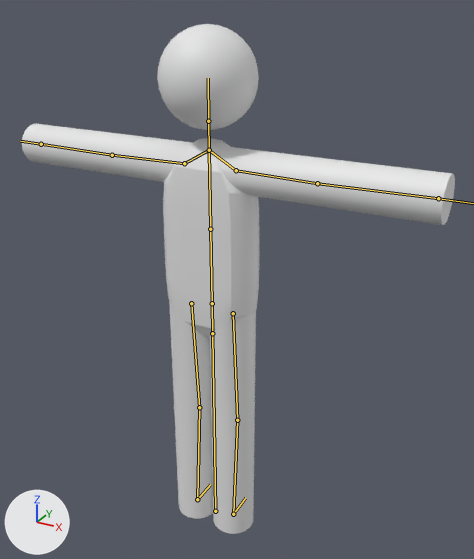
One commit to the Blender file Content/Resources/Character01-6.blend: the scene before it, then after it.
Both versions are drawn from a 50 mm camera at (56.8, -93.8, 102.4) aimed at (-1.6, 12.4, 49.3). The axes (+X, +Y, +Z) are drawn at lower left. The lights are the same throughout. The bones that bend it are drawn over the model as lines.

The first picture shows 'vg.body'.
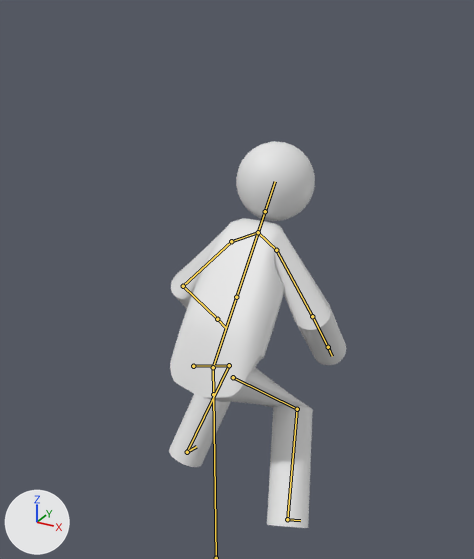
The newer file adds an action. The first version stands in its rest pose; the second is drawn at frame 5 of the action 'land'.

What the commit changed:
Bone 'root' (bone_root) moves from (0.0, 0.0, 0.0) to (0.0, -13.6, 0.0).
Bone 'thigh_r' (bone_thigh_r) turns from (0, 0, 0) to (-42, 0, 19) degrees about its own x, y and z.
Bone 'calf_r' (bone_calf_r) turns from (0, 0, 0) to (81, -1, -1) degrees about its own x, y and z.
Bone 'thigh_l' (bone_thigh_l) turns from (0, 0, 0) to (-55, 0, -15) degrees about its own x, y and z.
Bone 'calf_l' (bone_calf_l) turns from (0, 0, 0) to (78, 1, 1) degrees about its own x, y and z.
Bone 'spine01' (bone_spine01) turns from (0, 0, 0) to (-40, 0, 0) degrees about its own x, y and z.
Bone 'upperarm_r' (bone_upperarm_r) turns from (0, 0, 0) to (-19, -19, -42) degrees about its own x, y and z.
Bone 'lowerarm_r' (bone_lowerarm_r) turns from (0, 0, 0) to (-68, 15, -11) degrees about its own x, y and z.
Bone 'upperarm_l' (bone_upperarm_l) turns from (0, 0, 0) to (-19, 19, 42) degrees about its own x, y and z.
Bone 'lowerarm_l' (bone_lowerarm_l) turns from (0, 0, 0) to (-68, -15, 11) degrees about its own x, y and z.

Pixel boxes (x1, y1, x2, y2) of what changed, in the pictures (474 x 559 px):
'vg.body', posed (59% narrower, 24% shorter)
    before: (22, 24, 455, 534)
    after: (169, 142, 346, 528)
bone 'root', root to tip
    before: (215, 511) to (212, 333)
    after: (216, 558) to (213, 394)
bone 'thigh_r', root to tip
    before: (233, 313) to (237, 420)
    after: (233, 377) to (297, 409)
bone 'calf_r', root to tip
    before: (237, 420) to (233, 514)
    after: (297, 409) to (287, 519)
bone 'thigh_l', root to tip
    before: (191, 303) to (199, 407)
    after: (193, 366) to (229, 365)
bone 'calf_l', root to tip
    before: (199, 407) to (197, 499)
    after: (229, 365) to (187, 452)
bone 'spine01', root to tip
    before: (212, 303) to (210, 229)
    after: (213, 367) to (236, 297)
bone 'upperarm_r', root to tip
    before: (236, 170) to (317, 183)
    after: (276, 250) to (312, 316)
bone 'lowerarm_r', root to tip
    before: (317, 183) to (438, 198)
    after: (312, 316) to (328, 347)
bone 'upperarm_l', root to tip
    before: (184, 163) to (112, 155)
    after: (231, 241) to (183, 286)
bone 'lowerarm_l', root to tip
    before: (112, 155) to (41, 144)
    after: (183, 286) to (217, 319)
